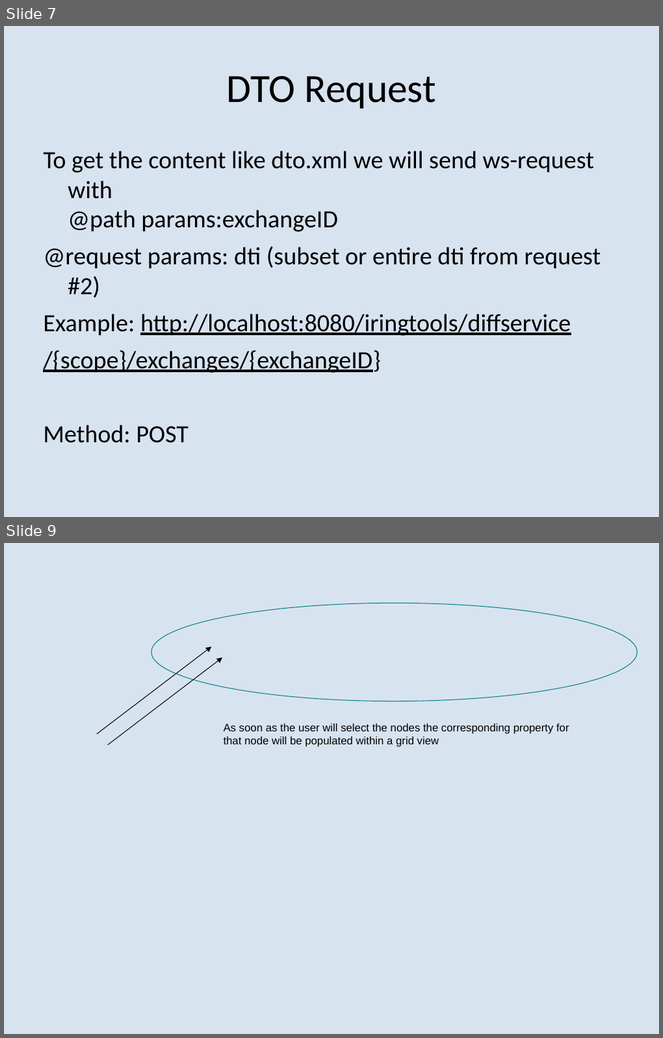
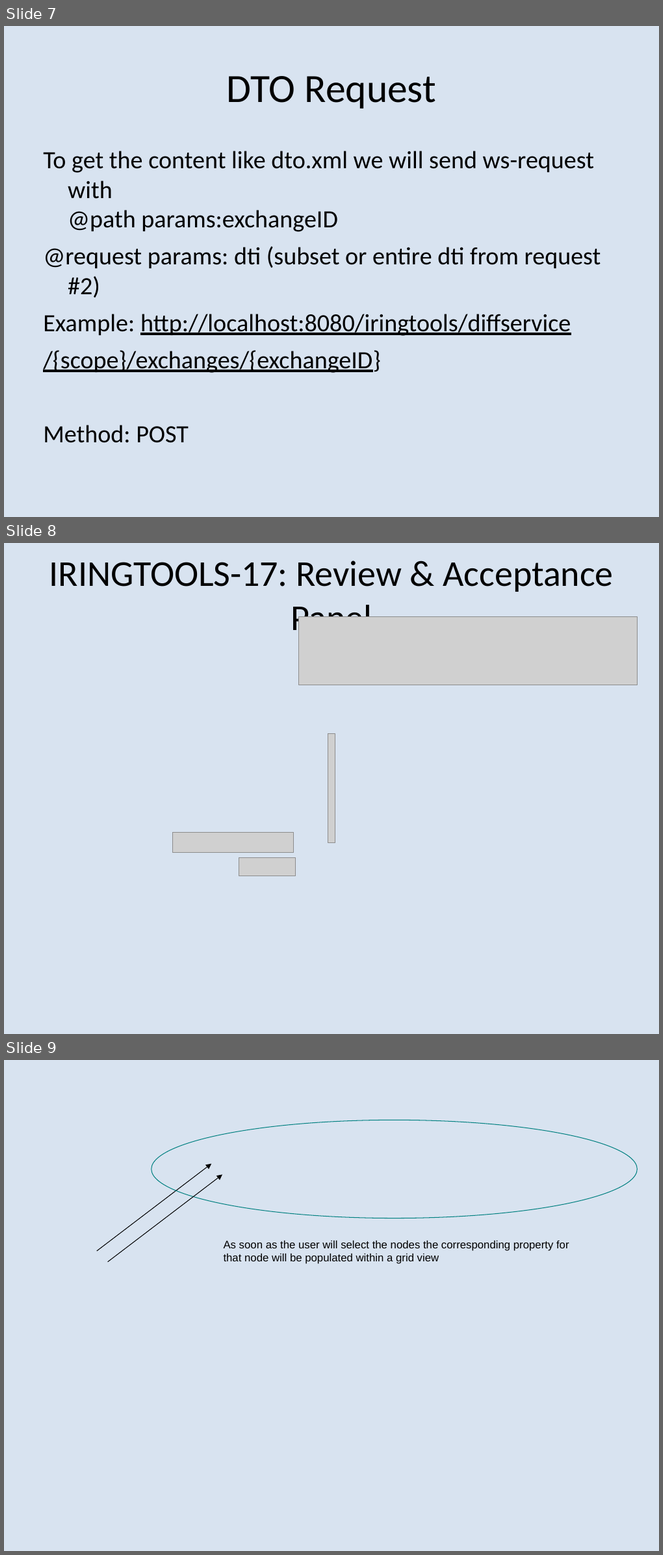
Before and after one commit to heyena/iring-tools, a slide deck: trunk/iRINGTools.ESB/documents/Sprint 2 User Stories.1.0.ppt. Shown one above the other, each under a label of ours: slides 7 and 9 before the commit, slides 7, 8 and 9 after it; the slides between them are not shown. The pictures are 663x1038 and 663x1555 pixels, drawn with LibreOffice and Linux fonts; fonts in the diff are those of the drawing; grey boxes stand for pictures; background and template pictures are left out. Boxes give left, top, right and bottom in pixels: in the first picture for what was removed or moved away, otherwise in the second. Text is boxed around its words. In the diff, an @@ line names an element or a change of style, - is before the commit and + after.

```diff
--- a/trunk/iRINGTools.ESB/documents/Sprint 2 User Stories.1.0.ppt
+++ b/trunk/iRINGTools.ESB/documents/Sprint 2 User Stories.1.0.ppt
@@ slide 8 added at [4,543,659,1034], background picture (left out) @@
@@ title added at [50,561,614,639], 40 pt, text #000000 @@
+IRINGTOOLS-17: Review & Acceptance Panel
@@ picture added at [299,617,638,685] @@
@@ picture added at [328,734,335,844] @@
@@ picture added at [172,833,293,853] @@
@@ picture added at [239,858,295,876] @@
```
Also in this commit, not shown: 3 slides changed, 1 slide removed.
